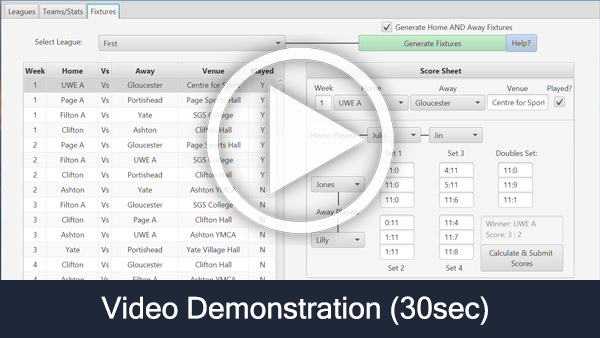
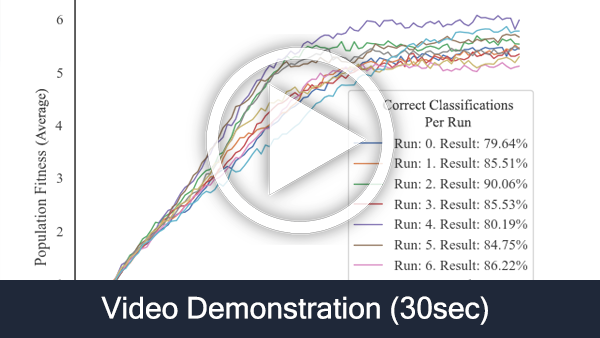
Layers edited between the first and the second (600, 338) image:
added layer "Layer 9" above "Layer 8" over [0, 0, 600, 280]
added layer "Layer 8" above "Layer 7" over [0, 0, 600, 280]
